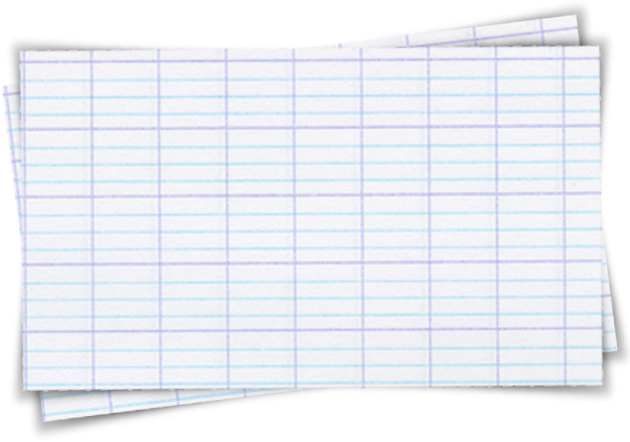
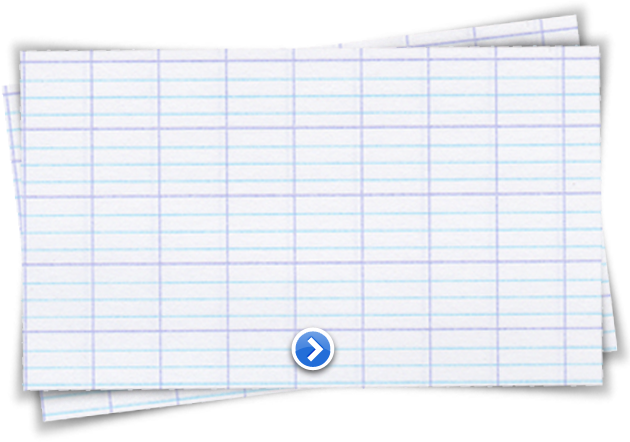
Layer changes from the first w=630, h=442 image to the second:
added group "Arrow Icon" with 3 layers above "learn words" over [291, 327, 335, 371]
added layer "arrow" in group "Arrow Icon" over [307, 337, 324, 362]
added layer "gloss" in group "Arrow Icon" over [295, 346, 331, 367]
added layer "button" in group "Arrow Icon" over [291, 327, 335, 371]
